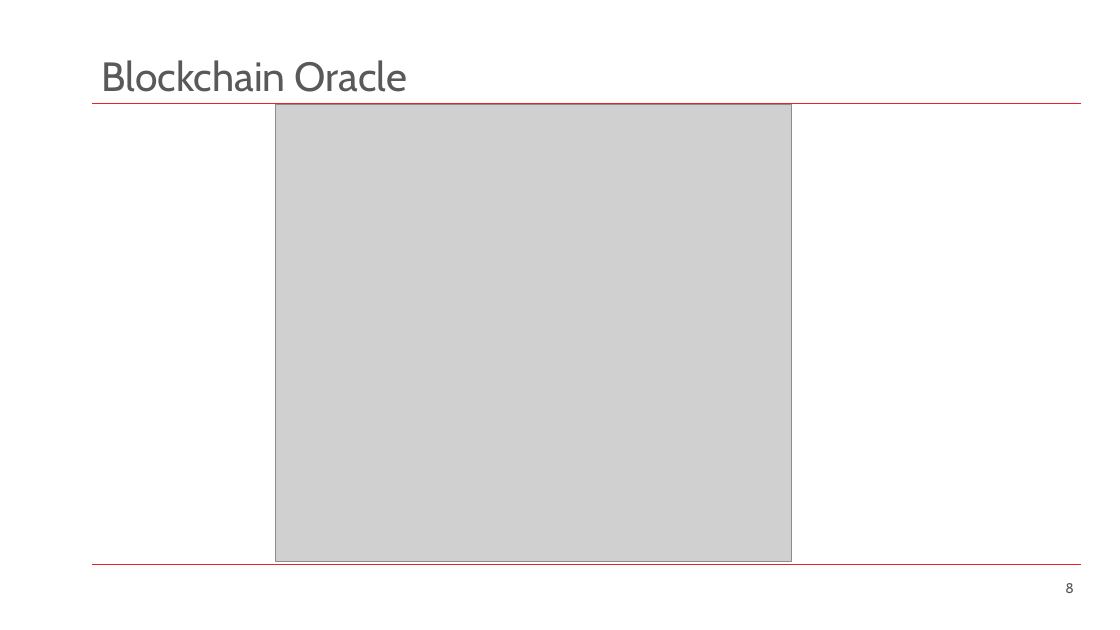
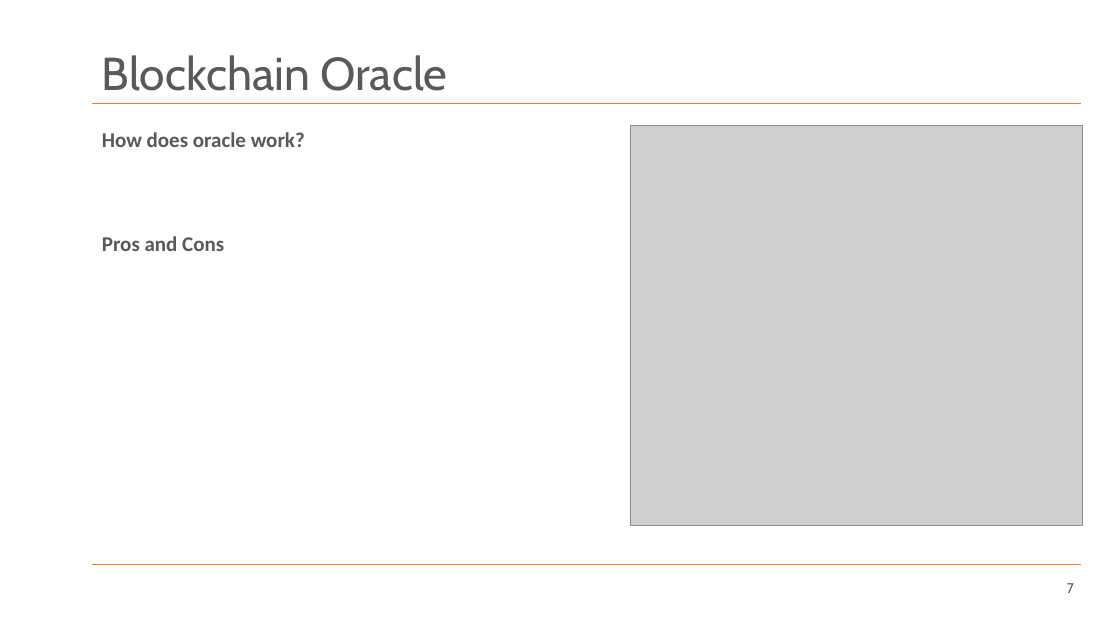
Before and after one commit to SachiHarshitha/HDa_TeamProject_SS21, a slide deck: slide 7 of 00_Documentation/M03_TeamProject_Haid_UWB-Presentation.pptx (slide 8 before the commit). Drawn at 1120x630 pixels with LibreOffice and Linux fonts; fonts in the diff are those of the drawing; grey boxes stand for pictures; background and template pictures are left out. Boxes give left, top, right and bottom in pixels: in the first picture for what was removed or moved away, otherwise in the second. Text is boxed around its words. In the diff, an @@ line names an element or a change of style, - is before the commit and + after.

```diff
--- a/00_Documentation/M03_TeamProject_Haid_UWB-Presentation.pptx
+++ b/00_Documentation/M03_TeamProject_Haid_UWB-Presentation.pptx
@@ title "Blockchain Oracle" at (102, 55, 447, 91): size 35 to 39.6 pt @@
@@ line (92, 103) - (1081, 103): stroke #EC2127 1 pt to #ED7D31 1 pt @@
@@ text added at (102, 132, 305, 251), 18 pt, text #595959, bold @@
+How does oracle work?
+Pros and Cons
@@ picture: place and size @@
-picture at (275, 104, 791, 561)
+picture at (630, 126, 1082, 526)
@@ line (92, 565) - (1081, 565): stroke #EC2127 1 pt to #ED7D31 1 pt @@
@@ page number at (1067, 583, 1074, 593): text changed @@
-8
+7
```
Also in this commit, not shown: 13 other slides changed, 1 slide removed.
